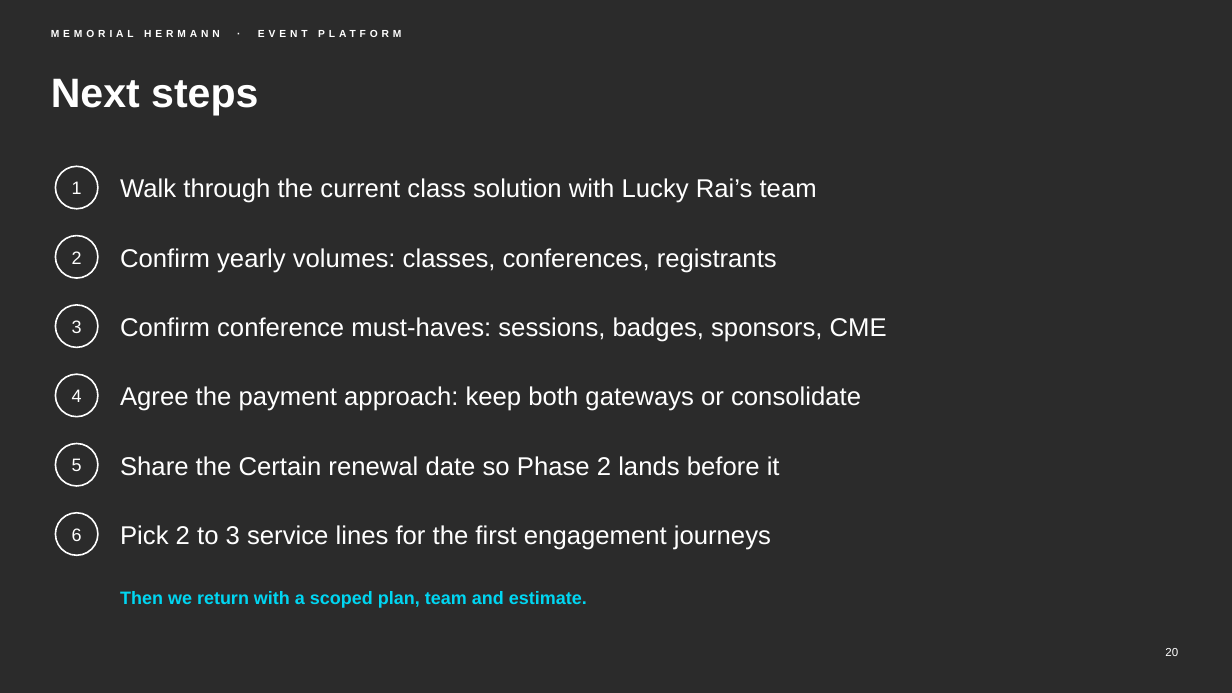
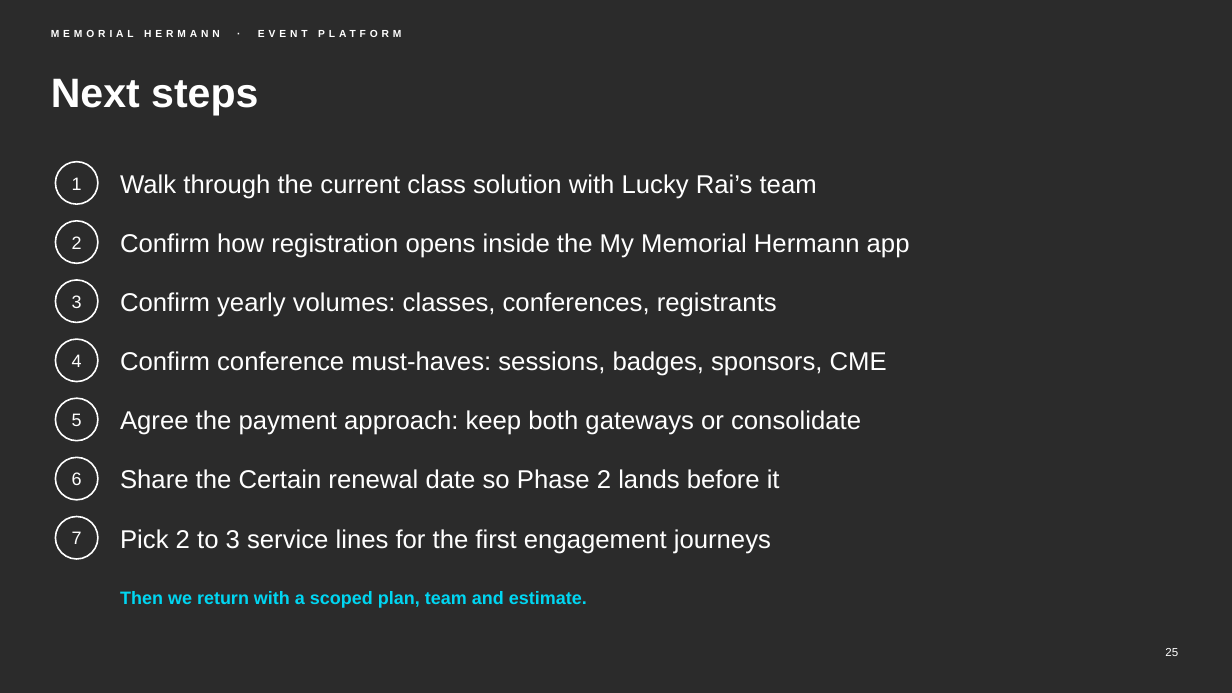
Before and after one commit to chintasurya/preSales_Memorial-hermann, a slide deck: slide 25 of deck/Memorial-Hermann-Event-Platform.pptx (slide 20 before the commit). Drawn at 1232x693 pixels with LibreOffice and Linux fonts; fonts in the diff are those of the drawing; background and template pictures are left out; a plain dark background stands for a picture behind light text. Boxes give left, top, right and bottom in pixels: in the first picture for what was removed or moved away, otherwise in the second. Text is boxed around its words. In the diff, an @@ line names an element or a change of style, - is before the commit and + after.

```diff
--- a/deck/Memorial-Hermann-Event-Platform.pptx
+++ b/deck/Memorial-Hermann-Event-Platform.pptx
@@ 2 texts, 1 ellipse: place and size @@
-2 texts, 1 ellipse at bbox=[55, 166, 817, 209]
+2 texts, 1 ellipse at bbox=[55, 162, 817, 204]
@@ text "2": place and size @@
-text "2" at bbox=[72, 251, 82, 264]
+text "2" at bbox=[72, 236, 82, 249]
@@ ellipse: place and size @@
-ellipse at bbox=[55, 236, 98, 278]
+ellipse at bbox=[55, 221, 98, 263]
@@ text added at bbox=[120, 233, 910, 258], 20 pt, text #FFFFFF @@
+Confirm how registration opens inside the My Memorial Hermann app
@@ text "3": place and size @@
-text "3" at bbox=[72, 320, 82, 333]
+text "3" at bbox=[72, 295, 82, 308]
@@ ellipse: place and size @@
-ellipse at bbox=[55, 305, 98, 348]
+ellipse at bbox=[55, 280, 98, 323]
@@ text "Confirm yearly volumes: classes, conferences, ...": place and size @@
-text "Confirm yearly volumes: classes, conferences, ..." at bbox=[120, 248, 777, 273]
+text "Confirm yearly volumes: classes, conferences, ..." at bbox=[120, 292, 777, 317]
@@ text "4": place and size @@
-text "4" at bbox=[72, 389, 82, 402]
+text "4" at bbox=[72, 354, 82, 367]
@@ ellipse added at bbox=[55, 339, 98, 382], outline #FFFFFF 1.25 pt @@
@@ text "Confirm conference must-haves: sessions, badges, ...": place and size @@
-text "Confirm conference must-haves: sessions, badges, ..." at bbox=[120, 317, 887, 342]
+text "Confirm conference must-haves: sessions, badges, ..." at bbox=[120, 351, 887, 376]
@@ ellipse: place and size @@
-ellipse at bbox=[55, 374, 98, 417]
+ellipse at bbox=[55, 398, 98, 441]
@@ text "5": place and size @@
-text "5" at bbox=[72, 458, 82, 471]
+text "5" at bbox=[72, 413, 82, 426]
@@ text "Agree the payment approach: keep ...": place and size @@
-text "Agree the payment approach: keep ..." at bbox=[120, 386, 861, 411]
+text "Agree the payment approach: keep ..." at bbox=[120, 410, 861, 435]
@@ ellipse: place and size @@
-ellipse at bbox=[55, 444, 98, 486]
+ellipse at bbox=[55, 457, 98, 500]
@@ text "6": place and size @@
-text "6" at bbox=[72, 528, 82, 541]
+text "6" at bbox=[72, 472, 82, 485]
@@ text "Share the Certain renewal date ...": place and size @@
-text "Share the Certain renewal date ..." at bbox=[120, 456, 780, 476]
+text "Share the Certain renewal date ..." at bbox=[120, 469, 780, 489]
@@ ellipse: place and size @@
-ellipse at bbox=[55, 513, 98, 555]
+ellipse at bbox=[55, 517, 98, 559]
@@ text added at bbox=[72, 531, 82, 544], 14 pt, text #FFFFFF @@
+7
@@ text "Pick 2 to 3 service ...": place and size @@
-text "Pick 2 to 3 service ..." at bbox=[120, 525, 771, 550]
+text "Pick 2 to 3 service ..." at bbox=[120, 529, 771, 554]
@@ page number at bbox=[1165, 648, 1178, 656]: text changed @@
-20
+25
```
Also in this commit, not shown: 9 other slides changed, 6 slides added, 1 slide removed, 12 other files.
